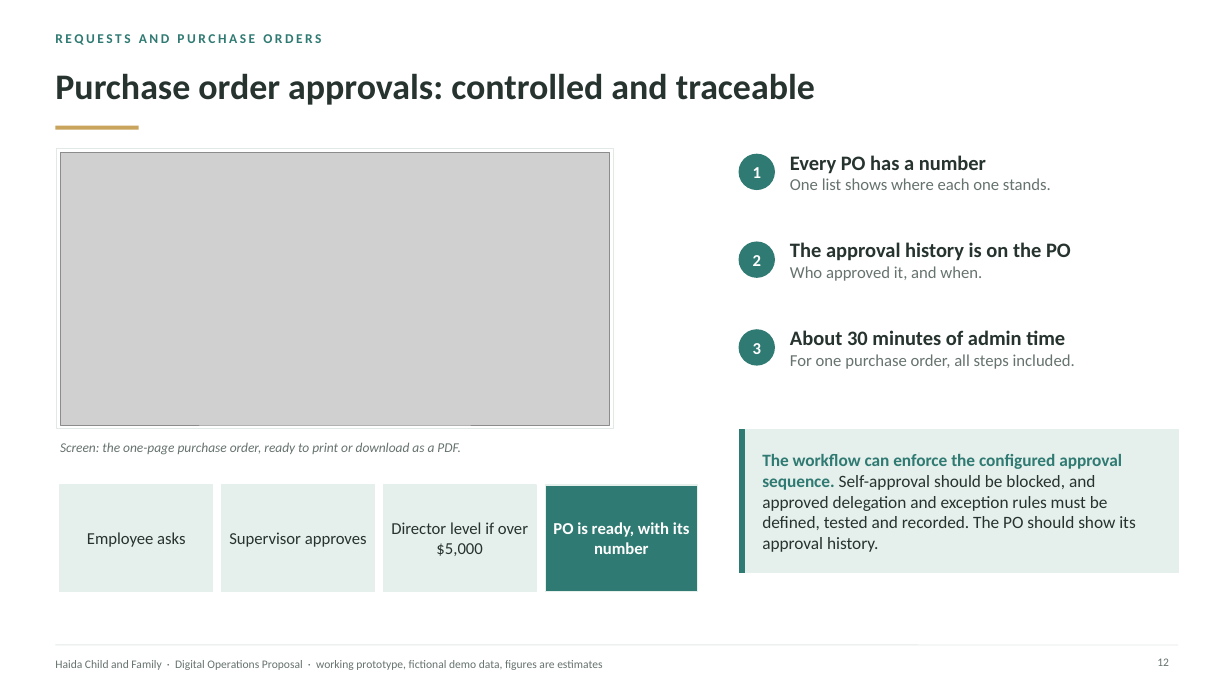
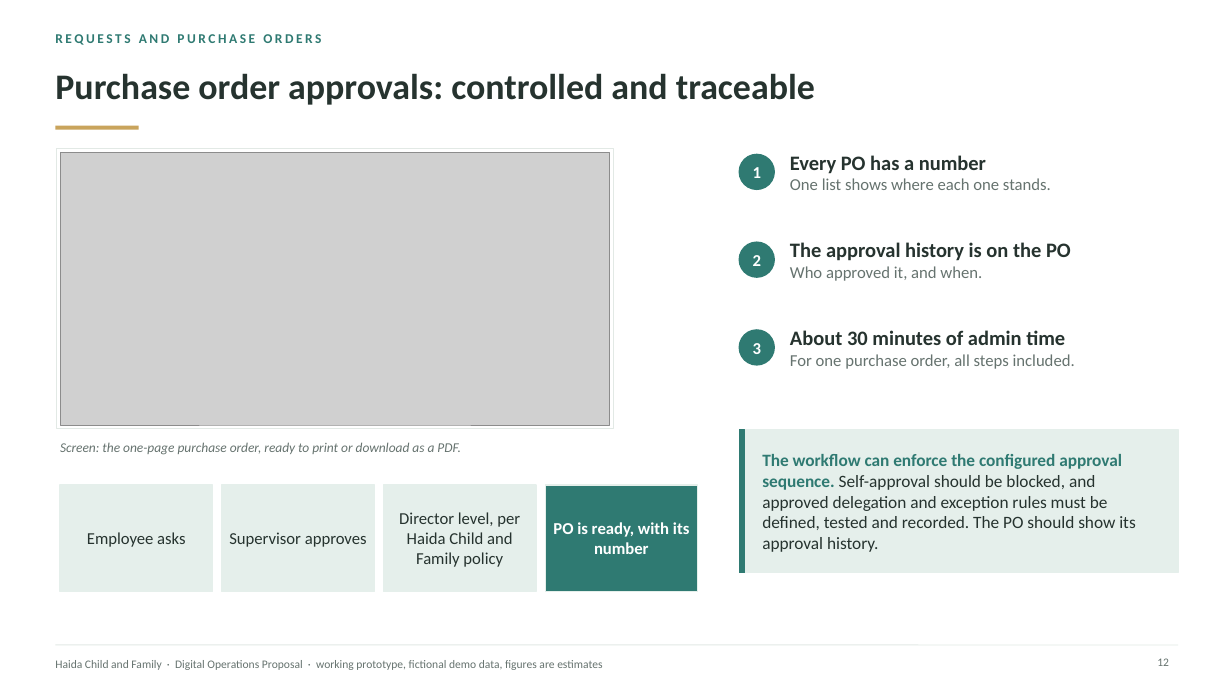
Before and after one commit to AndalibOlee/Portfolio, a slide deck: slide 12 of demo-platform/docs/Haida_Child_and_Family_Executive_Digital_Operations_Proposal.pptx. Drawn at 1232x693 pixels with LibreOffice and Linux fonts; fonts in the diff are those of the drawing; grey boxes stand for pictures. Boxes give left, top, right and bottom in pixels: in the first picture for what was removed or moved away, otherwise in the second. Text is boxed around its words. In the diff, an @@ line names an element or a change of style, - is before the commit and + after.

```diff
--- a/demo-platform/docs/Haida_Child_and_Family_Executive_Digital_Operations_Proposal.pptx
+++ b/demo-platform/docs/Haida_Child_and_Family_Executive_Digital_Operations_Proposal.pptx
@@ text at (399,512,520,567): text changed @@
-Director level if over $5,000
+Director level, per Haida Child and Family policy
```
Also in this commit, not shown: 2 other slides changed, 8 other files.
